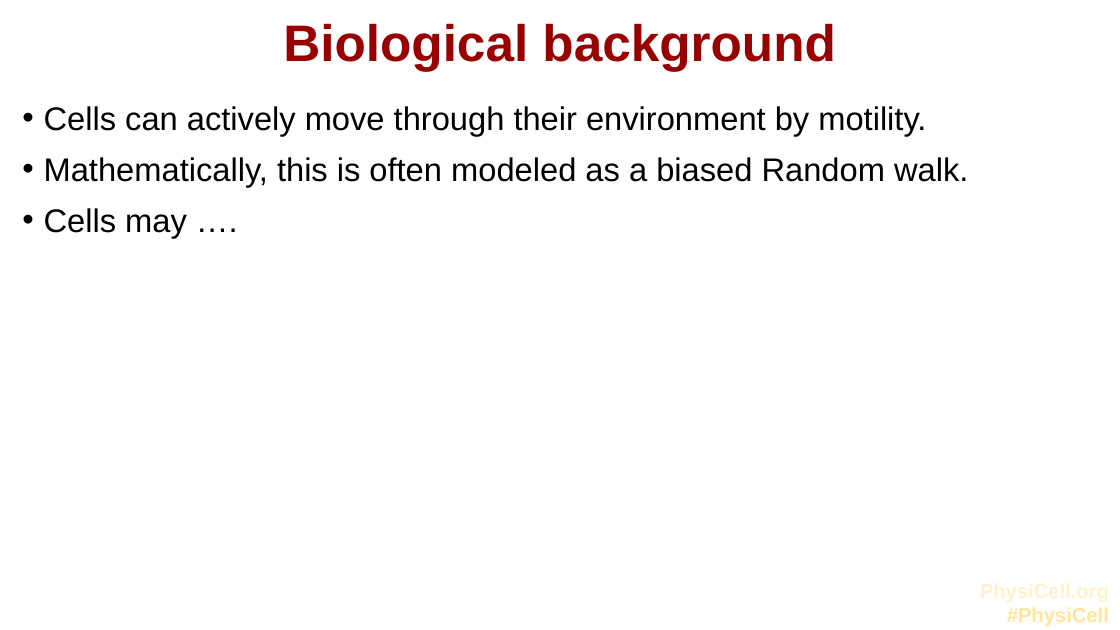
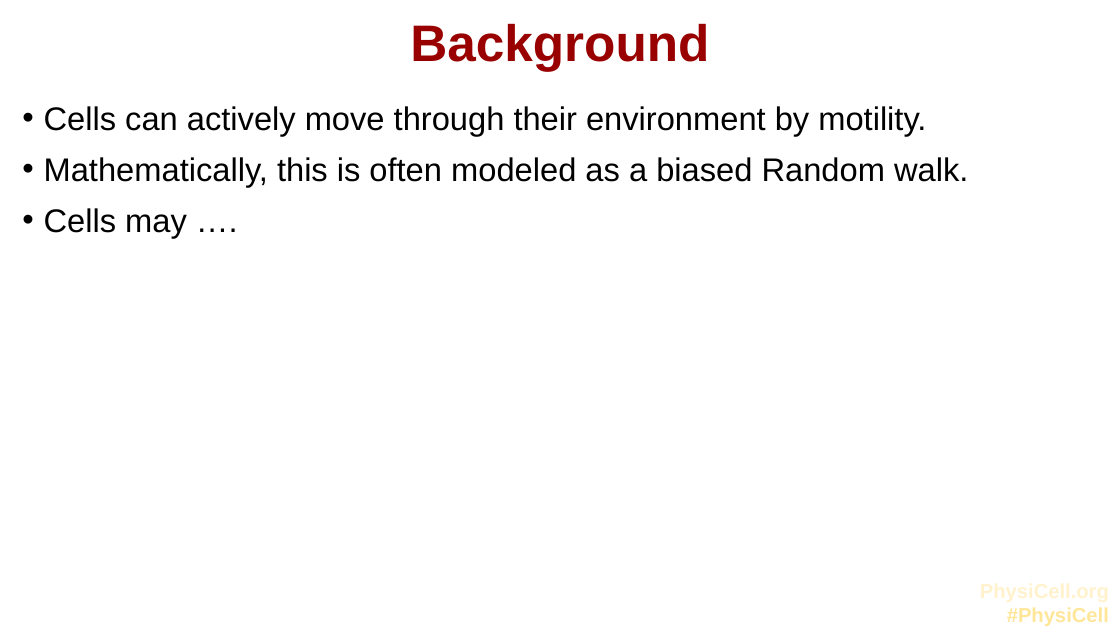
Before and after one commit to physicell-training/Presentation-Template, a slide deck: slide 3 of PhysiCell-Template (v1).pptx. Drawn at 1120x630 pixels with LibreOffice and Linux fonts; fonts in the diff are those of the drawing; background and template pictures are left out. Boxes give left, top, right and bottom in pixels: in the first picture for what was removed or moved away, otherwise in the second. Text is boxed around its words. In the diff, an @@ line names an element or a change of style, - is before the commit and + after.

```diff
--- a/PhysiCell-Template (v1).pptx
+++ b/PhysiCell-Template (v1).pptx
@@ title at box(410, 23, 709, 72): text changed @@
-Biological background
+Background
```
